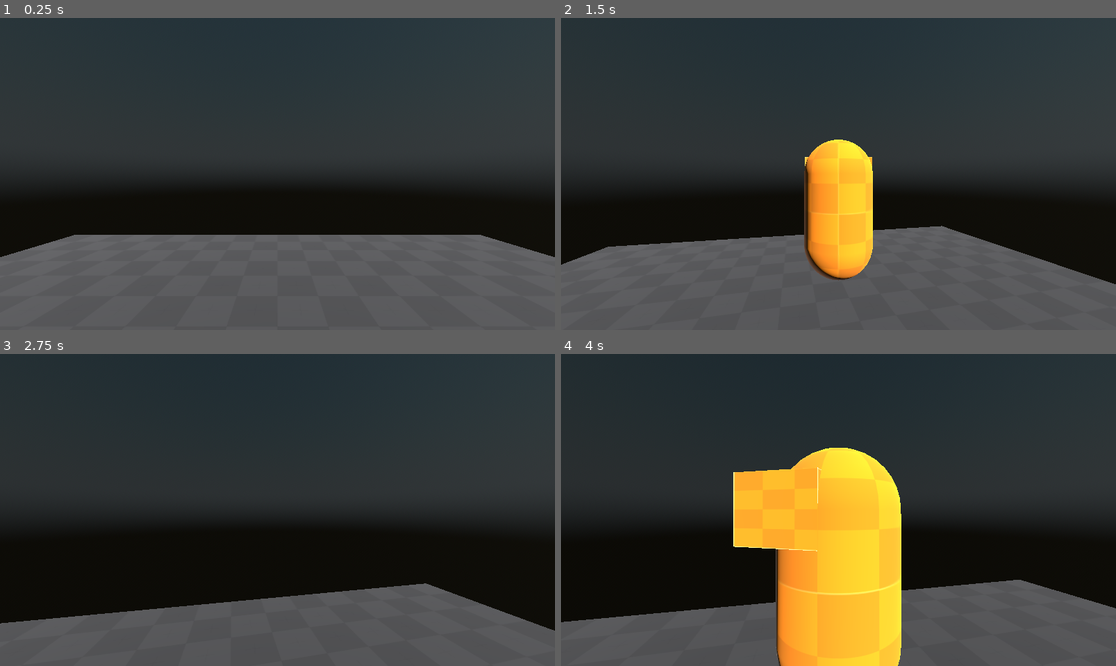
Above: before the commit, frames 1-4 (two rows, left to right).
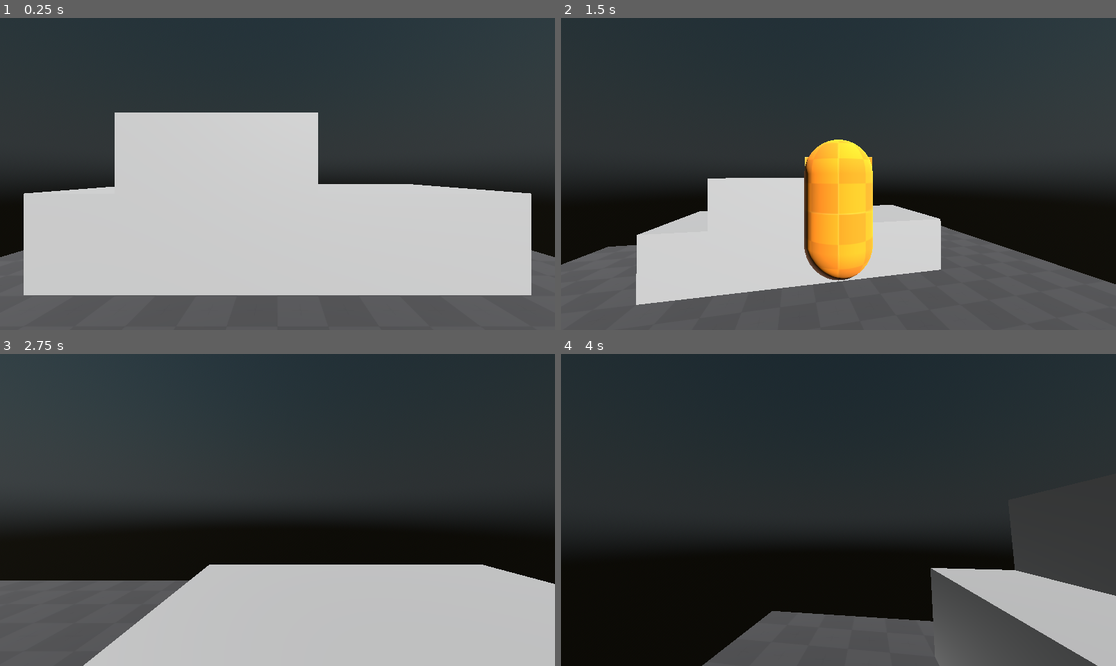
Above: after the commit, the same moments.

Repository: FroggLeo/driving-game
Game: Godot game, scene res://world.tscn
The game is run twice, just before and just after one commit, with the same random seed, the same clock (stepped at 60 frames per second) and the same inputs.
Inputs (mouse positions are in pixels of both pictures, inside the frame that each line leads up to):
- Up to frame 1 (0.25 s): no input
- Up to frame 2 (1.5 s): tap Enter at 0.5 s; move the mouse to (866, 174) at 0.52 s; hold W (move_forward) 0.53-1.28 s; tap E (interact) at 0.6 s; tap Mouse wheel down (zoom_out) at 0.8, 1.35 s; move the mouse to (727, 189) at 1.27 s; hold Space (brake) from 1.28 s (still down)
- Up to frame 3 (2.75 s): tap E (interact) at 1.55 s; move the mouse to (333, 441) at 2.02 s; release Space (brake) at 2.03 s; hold D (move_right) from 2.03 s (still down); hold Shift (crouch) from 2.03 s (still down); tap Mouse wheel down (zoom_out) at 2.3 s
- Up to frame 4 (4 s): move the mouse to (810, 572) at 2.77 s; release D (move_right) at 2.78 s; release Shift (crouch) at 2.78 s; hold W (move_forward) 2.78-3.53 s; tap E (interact) at 2.85 s; move the mouse to (1005, 556) at 3.52 s; hold A (move_left) from 3.53 s (still down); hold Right mouse button (move_camera) from 3.53 s (still down); tap Mouse wheel down (zoom_out) at 3.8 s

The runs differ from the first frame. In frame 1, 40% of the frame differs, in the area x 4-96%, y 30-89%; in frame 2, 12%; in frame 3, 27%; in frame 4, 33%.

Commit message:
add pivot nodes and rename variables

Diff:
--- a/godot_project/car/car.tscn
+++ b/godot_project/car/car.tscn
@@ -43,7 +43,7 @@
 [node name="markers" type="Node3D" parent="."]
 
 [node name="fcam_0" type="Marker3D" parent="markers"]
-transform = Transform3D(1, 0, 0, 0, 1, 0, 0, 0, 1, 0.5, 1.3999999, -1)
+transform = Transform3D(1, 0, 0, 0, 1, 0, 0, 0, 1, -0.5, 1.3999999, -1)
 
 [node name="exit_0" type="Marker3D" parent="markers"]
 transform = Transform3D(1, 0, 0, 0, 1, 0, 0, 0, 1, -1.5, 0, -1)
--- a/godot_project/player/player.gd
+++ b/godot_project/player/player.gd
@@ -36,22 +36,25 @@
 var v_exit_mkr: Marker3D = null # exit location marker
 
 # nodes used
-@onready var first_person_cam = $first_person_cam
-@onready var third_person_cam = $third_person_spring/third_person_cam
-@onready var third_person_spring = $third_person_spring
+@onready var fcam = $fcam_pivot/first_person_cam
+@onready var fcam_pivot = $fcam_pivot
+@onready var tcam = $tcam_pivot/third_person_spring/third_person_cam
+@onready var tcam_spring = $tcam_pivot/third_person_spring
+@onready var tcam_pivot = $tcam_pivot
 @onready var player_mesh = $mesh
+@onready var camera_origin = $cam_origin
 
 # Called when the node enters the scene tree for the first time.
 func _ready():
 	if enable_first_person:
-		third_person_spring.spring_length = 0
-		third_person_cam.current = false
-		first_person_cam.make_current()
+		tcam_spring.spring_length = 0
+		tcam.current = false
+		fcam.make_current()
 		Input.set_mouse_mode(Input.MOUSE_MODE_CAPTURED)
 	else:
-		third_person_spring.spring_length = max_zoom / 2
-		first_person_cam.current = false
-		third_person_cam.make_current()
+		tcam_spring.spring_length = max_zoom / 2
+		fcam.current = false
+		tcam.make_current()
 		Input.set_mouse_mode(Input.MOUSE_MODE_VISIBLE)
 	Global.paused = false
 
@@ -77,9 +80,9 @@
 	# first person camera movement
 	if event is InputEventMouseMotion and first_person:
 		rotation_degrees.y -= event.relative.x * sensitivity
-		first_person_cam.rotation_degrees.x -= event.relative.y * sensitivity
+		fcam.rotation_degrees.x -= event.relative.y * sensitivity
 		# limits for vertical rotation
-		first_person_cam.rotation_degrees.x = clamp(first_person_cam.rotation_degrees.x, -80, 80)
+		fcam.rotation_degrees.x = clamp(fcam.rotation_degrees.x, -80, 80)
 
 # Called every frame. 'delta' is the elapsed time since the previous frame.
 func _process(delta: float) -> void:
@@ -88,10 +91,10 @@
 
 	if v_driving:
 		enable_third_person = false
-		first_person_cam.global_transform = v_fcam_mkr.global_transform
-		first_person_cam.make_current()
-
-	first_person = third_person_spring.spring_length < min_zoom and enable_first_person or not enable_third_person
+		fcam.global_transform = v_fcam_mkr.global_transform
+		fcam.make_current()
+
+	first_person = tcam_spring.spring_length < min_zoom and enable_first_person or not enable_third_person
 
 	if enable_first_person and enable_third_person:
 		switch_cam()
@@ -124,7 +127,7 @@
 		direction.y = 0
 	else:
 		# gets the spring arm rotation
-		var cam_rotation = third_person_spring.global_transform.basis
+		var cam_rotation = tcam_spring.global_transform.basis
 
 		# only need to do forward and right
 		var forward = cam_rotation.z
@@ -140,7 +143,7 @@
 			var walking_direction = atan2(direction.x,direction.z) + PI
 			var new_direction = lerp_angle(player_mesh.global_rotation.y, walking_direction, player_turn_speed * delta)
 			player_mesh.global_rotation.y = new_direction
-			first_person_cam.global_rotation.y = new_direction
+			fcam.global_rotation.y = new_direction
 
 
 	# this line like prevents the player from moving faster when they are going diagonally
@@ -172,20 +175,20 @@
 	if first_person:
 		if Input.is_action_just_pressed("zoom_out"):
 			# set the spring length to the smallest allowed
-			third_person_spring.spring_length = min_zoom
-			third_person_spring.rotation = first_person_cam.rotation
-			third_person_cam.make_current()
+			tcam_spring.spring_length = min_zoom
+			tcam_spring.rotation = fcam.rotation
+			tcam.make_current()
 			Input.set_mouse_mode(Input.MOUSE_MODE_VISIBLE)
-		elif get_viewport().get_camera_3d() == third_person_cam:
+		elif get_viewport().get_camera_3d() == tcam:
 			# set the rotation of the player to the rotation of the 3rd person cam
-			rotation.y = third_person_spring.global_transform.basis.get_euler().y
+			rotation.y = tcam_spring.global_transform.basis.get_euler().y
 			# reset the rotation of the mesh and first person cam, created by the 3rd person rotation code
-			first_person_cam.global_rotation.y = rotation.y
+			fcam.global_rotation.y = rotation.y
 			player_mesh.global_rotation.y = rotation.y
 			# match the rotation of the 3rd person cam
-			first_person_cam.rotation.x = third_person_spring.rotation.x
-			first_person_cam.rotation.z = third_person_spring.rotation.z
-			first_person_cam.make_current()
+			fcam.rotation.x = tcam_spring.rotation.x
+			fcam.rotation.z = tcam_spring.rotation.z
+			fcam.make_current()
 			Input.set_mouse_mode(Input.MOUSE_MODE_CAPTURED)
 
 # set the thing that player that can interact with
@@ -266,4 +269,6 @@
 	v_tcam_mkr = null
 	v_exit_mkr = null
 
+	fcam_pivot.global_transform = camera_origin.global_transform
+	tcam_pivot.global_transform = camera_origin.global_transform
 	#player_mesh.visible = true # show mesh
--- a/godot_project/player/player.tscn
+++ b/godot_project/player/player.tscn
@@ -5,8 +5,6 @@
 [ext_resource type="Script" uid="uid://b5if6cd5wxbpt" path="res://player/third_person_spring.gd" id="2_rkbax"]
 
 [sub_resource type="CapsuleShape3D" id="CapsuleShape3D_bu0v1"]
-
-[sub_resource type="SphereShape3D" id="SphereShape3D_oul6g"]
 
 [sub_resource type="StandardMaterial3D" id="StandardMaterial3D_yw30f"]
 albedo_texture = ExtResource("2_g1dw6")
@@ -20,24 +18,14 @@
 [sub_resource type="BoxMesh" id="BoxMesh_rkbax"]
 material = SubResource("StandardMaterial3D_qjkh3")
 
+[sub_resource type="SphereShape3D" id="SphereShape3D_oul6g"]
+
 [node name="player" type="CharacterBody3D"]
 script = ExtResource("1_4flbx")
 
 [node name="CollisionShape3D" type="CollisionShape3D" parent="."]
 transform = Transform3D(1, 0, 0, 0, 1, 0, 0, 0, 1, 0, 1, 0)
 shape = SubResource("CapsuleShape3D_bu0v1")
-
-[node name="third_person_spring" type="SpringArm3D" parent="."]
-transform = Transform3D(1, 0, 0, 0, 1, 0, 0, 0, 1, 0, 1.5, 0)
-shape = SubResource("SphereShape3D_oul6g")
-script = ExtResource("2_rkbax")
-
-[node name="third_person_cam" type="Camera3D" parent="third_person_spring"]
-transform = Transform3D(1, 0, 0, 0, 1, 0, 0, 0, 1, 8.742278e-08, 0, 1)
-
-[node name="first_person_cam" type="Camera3D" parent="."]
-unique_name_in_owner = true
-transform = Transform3D(1, 0, 0, 0, 1, 0, 0, 0, 1, 0, 1.5, 0)
 
 [node name="mesh" type="Node3D" parent="."]
 
@@ -50,3 +38,22 @@
 transform = Transform3D(1, 0, 0, 0, 0.5, 0, 0, 0, 0.6, 0, 1.5, -0.29999998)
 mesh = SubResource("BoxMesh_rkbax")
 skeleton = NodePath("../..")
+
+[node name="cam_origin" type="Marker3D" parent="."]
+transform = Transform3D(1, 0, 0, 0, 1, 0, 0, 0, 1, 0, 1.5, 0)
+
+[node name="fcam_pivot" type="Node3D" parent="."]
+transform = Transform3D(1, 0, 0, 0, 1, 0, 0, 0, 1, 0, 1.5, 0)
+
+[node name="first_person_cam" type="Camera3D" parent="fcam_pivot"]
+unique_name_in_owner = true
+
+[node name="tcam_pivot" type="Node3D" parent="."]
+transform = Transform3D(1, 0, 0, 0, 1, 0, 0, 0, 1, 0, 1.5, 0)
+
+[node name="third_person_spring" type="SpringArm3D" parent="tcam_pivot"]
+shape = SubResource("SphereShape3D_oul6g")
+script = ExtResource("2_rkbax")
+
+[node name="third_person_cam" type="Camera3D" parent="tcam_pivot/third_person_spring"]
+transform = Transform3D(1, 0, 0, 0, 1, 0, 0, 0, 1, 8.742278e-08, 0, 1)
--- a/godot_project/player/third_person_spring.gd
+++ b/godot_project/player/third_person_spring.gd
@@ -1,6 +1,6 @@
 extends SpringArm3D
 
-@onready var player: CharacterBody3D = get_parent()
+@onready var player: CharacterBody3D = get_parent().get_parent()
 
 var first_person
 var sensitivity
--- a/godot_project/world.tscn
+++ b/godot_project/world.tscn
@@ -21,7 +21,7 @@
 [node name="World" type="Node3D"]
 
 [node name="CharacterBody3D2" parent="." instance=ExtResource("1_aqk2v")]
-transform = Transform3D(1, 0, 0, 0, 1, 0, 0, 0, 1, 0, 16.091953, 0)
+transform = Transform3D(1, 0, 0, 0, 1, 0, 0, 0, 1, 3, 0.09195328, 0)
 
 [node name="sky" parent="." instance=ExtResource("3_tlwt5")]
 day_length = 120.0
